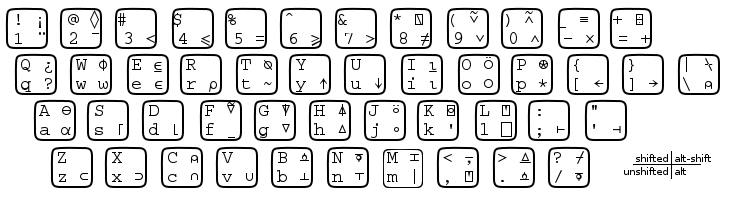
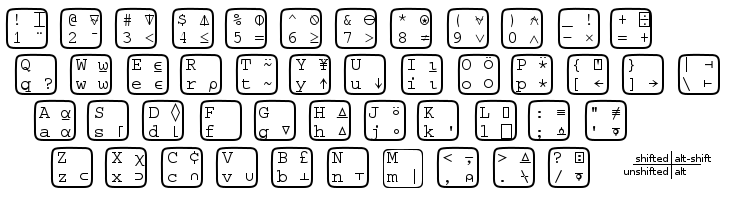
Two versions of the same layered image (731x200). Layer-by-layer changes:
renamed "Z X C ⍝ V B ⍎ N ⍕ ..." to "Z X χ C ¢ V B £ N ...", painted on it over 135, 151, 584, 183
renamed "A ⊖ S D F ⍫ G ⍒ H ⍋ ..." to "A ⍶ S D ◊ F G H ⍙...", painted on it over 39, 102, 621, 139
renamed "Q ¿ W ⌽ E ⍷ R T ⍉ Y ..." to "Q W ⍹ E ⍷ R T ⍨ Y ¥ ...", painted on it over 45, 57, 713, 89
renamed "! ¡ @ ◊ # $ % ^ ..." to "! ⌶ @ ⍫ # ⍒ $ ⍋ % ⌽ ^ ⍉ ...", painted on it over 14, 10, 650, 46
